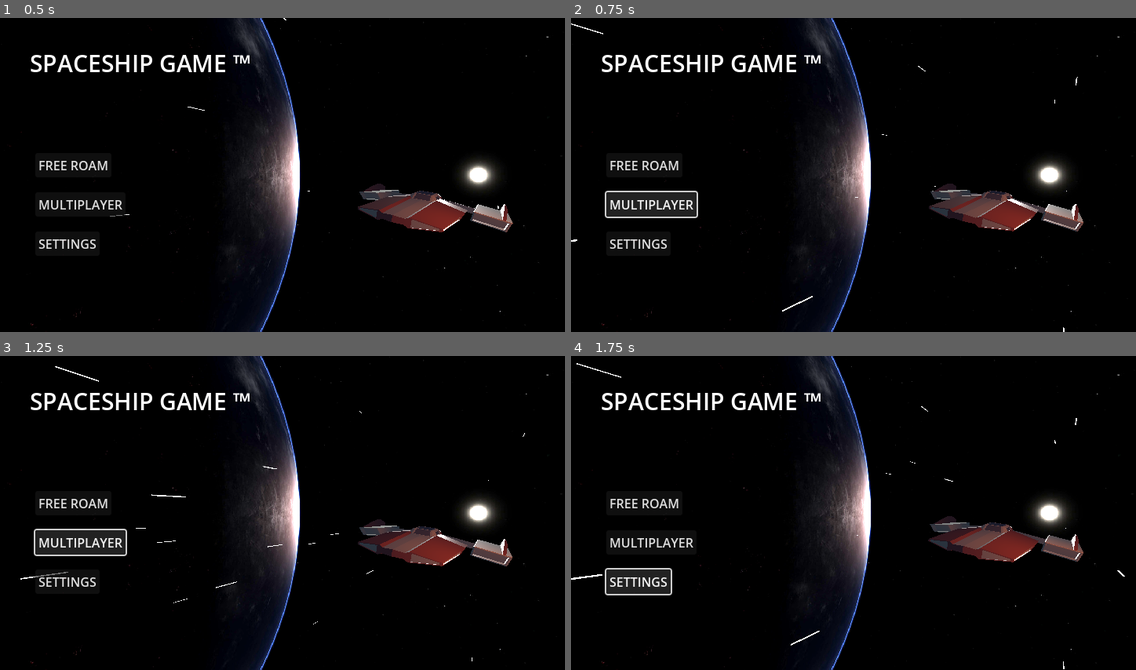
Above: before the commit, frames 1-4 (two rows, left to right).
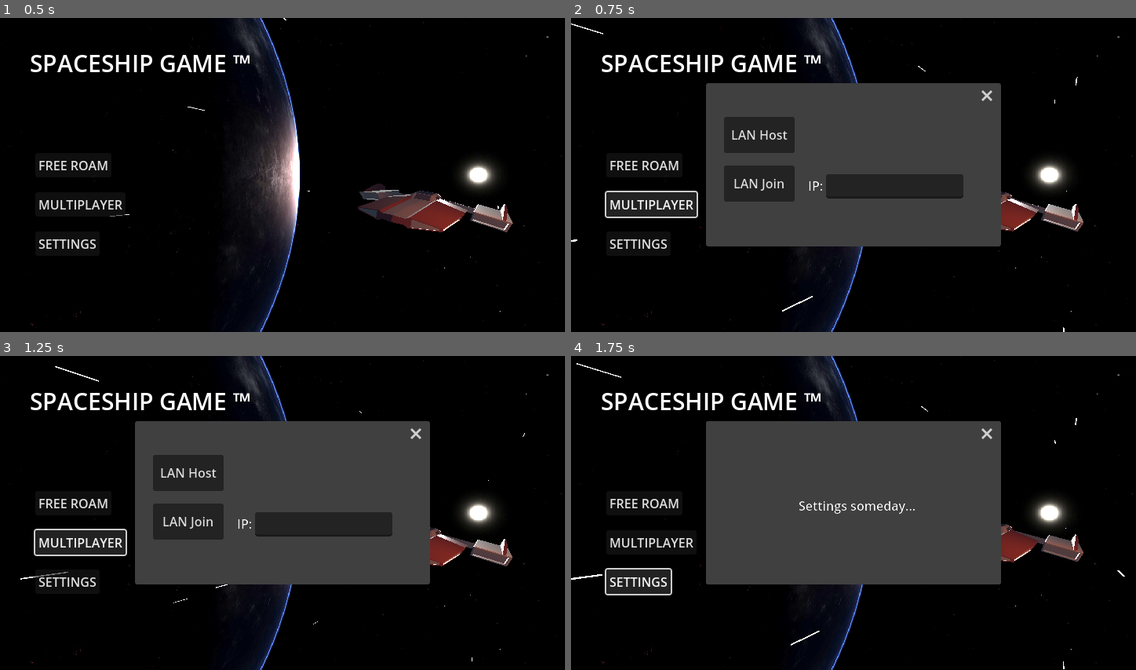
Above: after the commit, the same moments.

Repository: sacul2345/spaceshipGAME
Game: Godot game, scene res://scenes/MainMenu.tscn
Two runs of this game, one before a commit and one after it. Both use one fixed random seed, a clock stepped at 60 frames per second and the inputs below.
Inputs:
- Up to frame 1 (0.5 s): no input
- Up to frame 2 (0.75 s): click "MULTIPLAYER" at 0.5 s
- Up to frame 3 (1.25 s): no input
- Up to frame 4 (1.75 s): click "SETTINGS" at 1.25 s

Frame 1 is identical in both runs. In frame 2, 26% of the frame differs, in the area x 23-77%, y 20-73%; in frame 3, 26%; in frame 4, 26%.

Commit message:
started work on multuplayer menu elements

Diff:
--- a/scenes/MainMenu.tscn
+++ b/scenes/MainMenu.tscn
@@ -2,9 +2,9 @@
 
 [ext_resource type="Texture2D" uid="uid://yxxvdpr3hji0" path="res://textures/artplanetskybox.jpg" id="1_ow34m"]
 [ext_resource type="PackedScene" uid="uid://cw6kmw1ilhxi7" path="res://models/spaceshiptest2.glb" id="2_0ykhv"]
-[ext_resource type="Script" uid="uid://dol6mhh2fme11" path="res://models/spaceshiptest_2.gd" id="3_2wh52"]
+[ext_resource type="Script" uid="uid://dol6mhh2fme11" path="res://scripts/Menuship.gd" id="3_2wh52"]
 [ext_resource type="AudioStream" uid="uid://d1tth2amwplqm" path="res://audio/engine3.wav" id="4_ow34m"]
-[ext_resource type="Script" uid="uid://dm58ccq2xis48" path="res://Mainmenu.gd" id="5_ucygd"]
+[ext_resource type="Script" uid="uid://dm58ccq2xis48" path="res://scripts/Mainmenu.gd" id="5_ucygd"]
 [ext_resource type="AudioStream" uid="uid://cg5yyqey55wlk" path="res://audio/music/Inner Guidance.wav" id="6_ucygd"]
 [ext_resource type="AudioStream" uid="uid://cpaab8ux53uc5" path="res://audio/music/Cosmic Interlude.wav" id="7_mipys"]
 
@@ -89,13 +89,17 @@
 initial_velocity_max = 150.0
 scale_amount_max = 100.0
 
-[node name="Control" type="Control" parent="." node_paths=PackedStringArray("freeRoamButton", "menuMusic")]
+[node name="Control" type="Control" parent="." node_paths=PackedStringArray("freeRoamButton", "multiplayerButton", "multiplayerWindow", "settingsButton", "settingsWindow", "menuMusic")]
 layout_mode = 3
 anchors_preset = 0
 offset_right = 40.0
 offset_bottom = 40.0
 script = ExtResource("5_ucygd")
 freeRoamButton = NodePath("Free Roam Button")
+multiplayerButton = NodePath("Multiplayer button")
+multiplayerWindow = NodePath("Multiplayer button/Multiplayer Window")
+settingsButton = NodePath("Settings Button")
+settingsWindow = NodePath("Settings Button/Window")
 menuMusic = NodePath("../Menu Music")
 
 [node name="Title" type="Label" parent="Control"]
@@ -123,7 +127,43 @@
 offset_bottom = 230.0
 text = "MULTIPLAYER"
 
-[node name="Button" type="Button" parent="Control"]
+[node name="Multiplayer Window" type="Window" parent="Control/Multiplayer button"]
+transparent_bg = true
+initial_position = 1
+size = Vector2i(360, 170)
+visible = false
+
+[node name="LAN Host" type="Button" parent="Control/Multiplayer button/Multiplayer Window"]
+offset_left = 15.0
+offset_top = 11.0
+offset_right = 105.0
+offset_bottom = 57.0
+text = "LAN Host"
+
+[node name="LAN Join" type="Button" parent="Control/Multiplayer button/Multiplayer Window"]
+offset_left = 15.0
+offset_top = 73.0
+offset_right = 105.0
+offset_bottom = 119.0
+text = "LAN Join
+"
+
+[node name="IP INPUT" type="LineEdit" parent="Control/Multiplayer button/Multiplayer Window/LAN Join"]
+layout_mode = 0
+offset_left = 130.0
+offset_top = 11.0
+offset_right = 305.0
+offset_bottom = 42.0
+
+[node name="IP LABEL" type="Label" parent="Control/Multiplayer button/Multiplayer Window/LAN Join/IP INPUT"]
+layout_mode = 0
+offset_left = -23.0
+offset_top = 3.0
+offset_right = 17.0
+offset_bottom = 26.0
+text = "IP:"
+
+[node name="Settings Button" type="Button" parent="Control"]
 layout_mode = 0
 offset_left = 45.0
 offset_top = 272.0
@@ -131,8 +171,27 @@
 offset_bottom = 303.0
 text = "SETTINGS"
 
+[node name="Window" type="Window" parent="Control/Settings Button"]
+transparent_bg = true
+initial_position = 1
+size = Vector2i(360, 170)
+visible = false
+
+[node name="Label" type="Label" parent="Control/Settings Button/Window"]
+offset_left = 110.0
+offset_top = 64.0
+offset_right = 260.0
+offset_bottom = 87.0
+text = "Settings someday..."
+horizontal_alignment = 1
+vertical_alignment = 1
+
 [node name="Menu Music" type="AudioStreamPlayer" parent="."]
 stream = SubResource("AudioStreamPlaylist_ow34m")
 volume_db = -1.0
 
 [connection signal="pressed" from="Control/Free Roam Button" to="Control" method="_on_free_roam_button_pressed"]
+[connection signal="pressed" from="Control/Multiplayer button" to="Control" method="_on_multiplayer_button_pressed"]
+[connection signal="close_requested" from="Control/Multiplayer button/Multiplayer Window" to="Control" method="_on_window_close_requested"]
+[connection signal="pressed" from="Control/Settings Button" to="Control" method="_on_settings_button_pressed"]
+[connection signal="close_requested" from="Control/Settings Button/Window" to="Control" method="_on_settings_window_close_requested"]
--- a/Mainmenu.gd
+++ b/scripts/Mainmenu.gd
@@ -1,7 +1,17 @@
 extends Control
 
 @export var freeRoamButton : Button
+
+@export var multiplayerButton : Button
+@export var multiplayerWindow : Window
+
+@export var settingsButton : Button
+@export var settingsWindow : Window
+
+
+
 @export var menuMusic : AudioStreamPlayer
+
 var freeRoamScene = preload("res://scenes/game_area.tscn")
 var playMusic : bool = true
 
@@ -14,3 +24,16 @@
 	get_tree().change_scene_to_file("res://scenes/game_area.tscn")
 	Input.set_mouse_mode(Input.MOUSE_MODE_HIDDEN)
 	Hud.visible = true
+
+func _on_window_close_requested() -> void:
+	multiplayerWindow.hide()
+func _on_multiplayer_button_pressed() -> void:
+	multiplayerWindow.show()
+
+
+func _on_settings_button_pressed() -> void:
+	settingsWindow.show()
+
+
+func _on_settings_window_close_requested() -> void:
+	settingsWindow.hide()
Renamed: Mainmenu.gd.uid -> scripts/Mainmenu.gd.uid
Renamed: models/spaceshiptest_2.gd -> scripts/Menuship.gd
Renamed: models/spaceshiptest_2.gd.uid -> scripts/Menuship.gd.uid
